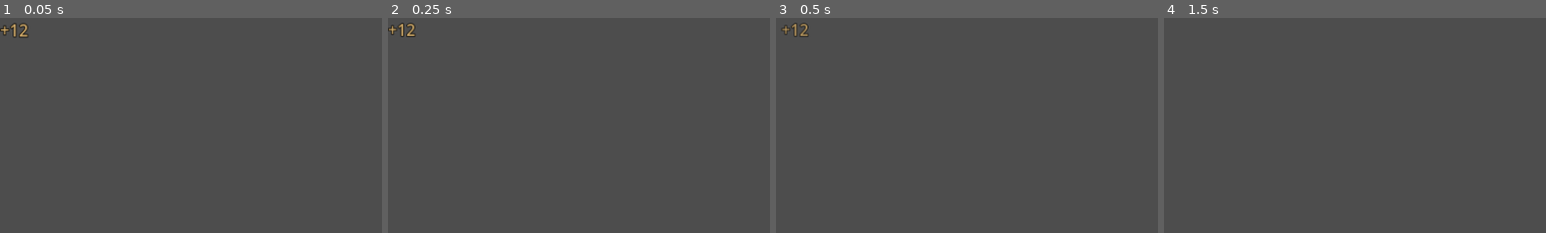
Above: before the commit, frames 1-4 (left to right).
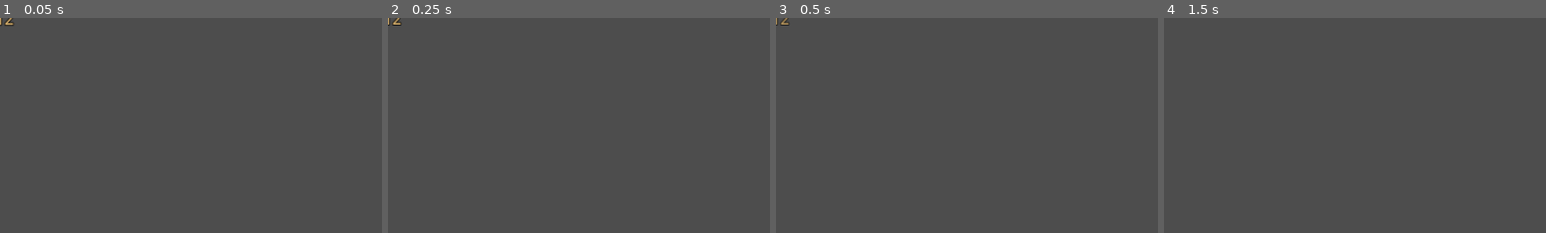
Above: after the commit, the same moments.

Repository: jwapobie/uno-cards
Game: Godot game, scene res://objects/score_counter/addition_label.tscn
The game is run twice, just before and just after one commit, with the same random seed, the same clock (stepped at 60 frames per second) and the same inputs. This scene is started directly instead of the project's main scene.
Inputs (mouse positions are % of the whole screen's width and height, from its top left):
- Up to frame 1 (0.05 s): no input
- Up to frame 2 (0.25 s): no input
- Up to frame 3 (0.5 s): no input
- Up to frame 4 (1.5 s): tap Enter at 0.5 s; move the mouse to (72, 45) at 0.52 s; click (72, 45) at 0.67 s; tap Space at 1.25 s; drag from (30, 55) to (45, 70) at 1.27 s
The pictures show only the part of the screen within x 0-50%, y 0-50%; the shares and areas given below are measured in that part.

The runs differ from the first frame. In frame 1, 0.3% of the frame differs, in the area x 0-8%, y 0-10%; in frame 2, 0.3%; in frame 3, 0.3%; in frame 4, nothing differs.

Commit message:
score anchors

Diff:
--- a/objects/card/card_object.tscn
+++ b/objects/card/card_object.tscn
@@ -78,3 +78,6 @@
 script = ExtResource("4_ggy1o")
 card_object = NodePath("..")
 metadata/_custom_type_script = ExtResource("5_l13lv")
+
+[node name="ScoreAnchor" type="Node2D" parent="."]
+position = Vector2(0, -183.333)
--- a/objects/items/item_blank.tscn
+++ b/objects/items/item_blank.tscn
@@ -23,5 +23,8 @@
 scale = Vector2(0.365, 0.365)
 texture = ExtResource("3_58v6q")
 
+[node name="ScoreAnchor" type="Node2D" parent="."]
+position = Vector2(0, 43)
+
 [connection signal="mouse_entered" from="TooltipZone" to="." method="_on_tooltip_zone_mouse_entered"]
 [connection signal="mouse_exited" from="TooltipZone" to="." method="_on_tooltip_zone_mouse_exited"]
--- /dev/null
+++ b/objects/score_counter/add_display.gd
@@ -0,0 +1,17 @@
+extends Node2D
+const ADDITION_LABEL = preload("res://objects/score_counter/addition_label.tscn")
+var last_label : Control
+
+func add_score(score :int, score_emitter: Node):
+	var new_label = ADDITION_LABEL.instantiate()
+	new_label.set_text("+%s" % score)
+	add_child(new_label)
+	var pos := global_position
+	if score_emitter:
+		var anchor := score_emitter.find_child("ScoreAnchor", false) as Node2D
+		if anchor:
+			pos = anchor.global_position
+	new_label.global_position = pos
+	if last_label:
+		last_label.pop_off()
+	last_label = new_label
--- a/objects/score_counter/addition_label.gd
+++ b/objects/score_counter/addition_label.gd
@@ -1,4 +1,4 @@
-extends Label
+extends Control
 
 
 # Called when the node enters the scene tree for the first time.
@@ -6,7 +6,7 @@
 	var tween = create_tween()
 	tween.tween_property(self, "scale", Vector2(1.3, 1.3), 0.1*Gameplay.anim_time_multiplier).set_trans(Tween.TRANS_CUBIC).set_ease(Tween.EASE_IN)
 	tween.tween_property(self, "scale", Vector2(1.0, 1.0), 0.2*Gameplay.anim_time_multiplier).set_trans(Tween.TRANS_SPRING).set_ease(Tween.EASE_OUT)
-	tween.tween_property(self, "position", Vector2(50.0, 0.0), 0.5*Gameplay.anim_time_multiplier).set_trans(Tween.TRANS_QUAD).set_ease(Tween.EASE_IN)
+	tween.tween_property(self, "position", Vector2.ZERO, 0.5*Gameplay.anim_time_multiplier).set_trans(Tween.TRANS_QUAD).set_ease(Tween.EASE_IN)
 	tween.set_parallel()
 	tween.tween_property(self, "modulate", Color.TRANSPARENT, 0.5*Gameplay.anim_time_multiplier).set_trans(Tween.TRANS_QUAD).set_ease(Tween.EASE_IN)
 	await tween.finished
@@ -14,8 +14,11 @@
 
 func pop_off() -> void:
 	var tween = create_tween()
-	tween.tween_property(self, "position", Vector2(50.0, 0.0), 0.3*Gameplay.anim_time_multiplier).set_trans(Tween.TRANS_QUAD).set_ease(Tween.EASE_OUT)
+	tween.tween_property(self, "position", Vector2.ZERO, 0.3*Gameplay.anim_time_multiplier).set_trans(Tween.TRANS_QUAD).set_ease(Tween.EASE_OUT)
 	tween.set_parallel()
 	tween.tween_property(self, "modulate", Color.TRANSPARENT, 0.3*Gameplay.anim_time_multiplier).set_trans(Tween.TRANS_QUAD).set_ease(Tween.EASE_OUT)
 	await tween.finished
 	queue_free()
+
+func set_text(str: String) -> void:
+	$Label.text = str
--- a/objects/score_counter/addition_label.tscn
+++ b/objects/score_counter/addition_label.tscn
@@ -2,13 +2,28 @@
 
 [ext_resource type="Script" path="res://objects/score_counter/addition_label.gd" id="1_4hohw"]
 
-[node name="Label" type="Label"]
-offset_right = 41.0
-offset_bottom = 34.0
+[node name="Control" type="Control"]
+layout_mode = 3
+anchors_preset = 0
+script = ExtResource("1_4hohw")
+
+[node name="Label" type="Label" parent="."]
+layout_mode = 1
+anchors_preset = 8
+anchor_left = 0.5
+anchor_top = 0.5
+anchor_right = 0.5
+anchor_bottom = 0.5
+offset_left = -20.5
+offset_top = -17.0
+offset_right = 20.5
+offset_bottom = 17.0
+grow_horizontal = 2
+grow_vertical = 2
 size_flags_horizontal = 0
 theme_override_colors/font_color = Color(0.808594, 0.661409, 0.408015, 1)
 theme_override_constants/outline_size = 4
 theme_override_font_sizes/font_size = 24
 text = "+12"
+horizontal_alignment = 1
 vertical_alignment = 1
-script = ExtResource("1_4hohw")
--- a/objects/score_counter/score_display.gd
+++ b/objects/score_counter/score_display.gd
@@ -2,7 +2,7 @@
 @onready var event_handler: EventHandler = $EventHandler
 @onready var score_number: Label = $ScoreNumber
 @onready var add_display: Node2D = $AddDisplay
-@onready var gameplay: Gameplay = $".."
+@onready var gameplay: Gameplay = $"../../"
 
 var total_score: int
 @export var player_id := 0
@@ -13,7 +13,7 @@
 func on_score_added(event: EventScoreCreated) -> void:
 	if event.player_id == player_id:
 		event.is_blocking = true
-		add_display.add_score(event.score_amount)
+		add_display.add_score(event.score_amount, event.visual_source)
 		total_score += event.score_amount
 		gameplay.total_score = total_score
 		score_number.text = str(total_score)
--- a/scenes/add_display.gd
+++ /dev/null
@@ -1,11 +0,0 @@
-extends Node2D
-const ADDITION_LABEL = preload("res://objects/score_counter/addition_label.tscn")
-var last_label :Label
-
-func add_score(score :int):
-	var new_label = ADDITION_LABEL.instantiate()
-	new_label.text = "+%s" % score
-	add_child(new_label)
-	if last_label:
-		last_label.pop_off()
-	last_label = new_label
--- a/scenes/gameplay.tscn
+++ b/scenes/gameplay.tscn
@@ -8,7 +8,7 @@
 [ext_resource type="Script" path="res://objects/score_counter/score_display.gd" id="5_f3pnb"]
 [ext_resource type="PackedScene" uid="uid://cbm78yibra6u3" path="res://scenes/upgrade_screen.tscn" id="6_6v1j0"]
 [ext_resource type="Script" path="res://scenes/items_container.gd" id="6_bg8mw"]
-[ext_resource type="Script" path="res://scenes/add_display.gd" id="6_yy4x3"]
+[ext_resource type="Script" path="res://objects/score_counter/add_display.gd" id="6_yy4x3"]
 
 [sub_resource type="Curve" id="Curve_gb3ms"]
 _data = [Vector2(0, 0), 0.0, 0.0, 0, 0, Vector2(1, 1), 0.0, 0.0, 0, 0]
@@ -256,52 +256,26 @@
 [node name="EventHandler" type="Node" parent="CardHandAnchor/CardHand"]
 script = ExtResource("4_c7t3g")
 
-[node name="ScoreDisplay" type="VBoxContainer" parent="."]
-layout_mode = 1
-anchors_preset = 5
-anchor_left = 0.5
-anchor_right = 0.5
-offset_left = -20.0
-offset_right = 28.0
-offset_bottom = 50.0
-grow_horizontal = 2
-script = ExtResource("5_f3pnb")
-
-[node name="AddDisplay" type="Node2D" parent="ScoreDisplay"]
-position = Vector2(61, 40)
-script = ExtResource("6_yy4x3")
-
-[node name="Label" type="Label" parent="ScoreDisplay"]
-layout_mode = 2
-text = "Score"
-horizontal_alignment = 1
-
-[node name="ScoreNumber" type="Label" parent="ScoreDisplay"]
-layout_mode = 2
-theme_override_constants/outline_size = 6
-theme_override_font_sizes/font_size = 42
-text = "0"
-horizontal_alignment = 1
-
-[node name="EventHandler" type="Node" parent="ScoreDisplay"]
-script = ExtResource("4_c7t3g")
-
-[node name="ScoreGoal" type="VBoxContainer" parent="."]
-layout_mode = 1
-anchors_preset = 5
-anchor_left = 0.5
-anchor_right = 0.5
-offset_left = -116.0
-offset_right = -68.0
-offset_bottom = 85.0
-grow_horizontal = 2
-
-[node name="Label" type="Label" parent="ScoreGoal"]
+[node name="ScoreLayout" type="HBoxContainer" parent="."]
+layout_mode = 1
+anchors_preset = 10
+anchor_right = 1.0
+offset_top = 82.0
+offset_bottom = 167.0
+grow_horizontal = 2
+alignment = 1
+
+[node name="ScoreGoal" type="VBoxContainer" parent="ScoreLayout"]
+custom_minimum_size = Vector2(150, 0)
+layout_mode = 2
+size_flags_horizontal = 10
+
+[node name="Label" type="Label" parent="ScoreLayout/ScoreGoal"]
 layout_mode = 2
 text = "Score Goal"
 horizontal_alignment = 1
 
-[node name="ScoreGoalNumber" type="Label" parent="ScoreGoal"]
+[node name="ScoreGoalNumber" type="Label" parent="ScoreLayout/ScoreGoal"]
 unique_name_in_owner = true
 layout_mode = 2
 theme_override_colors/font_color = Color(0.679688, 0.138947, 0.298675, 1)
@@ -310,22 +284,41 @@
 text = "0"
 horizontal_alignment = 1
 
-[node name="Turn" type="VBoxContainer" parent="."]
-layout_mode = 1
-anchors_preset = 5
-anchor_left = 0.5
-anchor_right = 0.5
-offset_left = 75.0
-offset_right = 157.0
-offset_bottom = 85.0
-grow_horizontal = 2
-
-[node name="Label" type="Label" parent="Turn"]
+[node name="ScoreDisplay" type="VBoxContainer" parent="ScoreLayout"]
+custom_minimum_size = Vector2(150, 0)
+layout_mode = 2
+script = ExtResource("5_f3pnb")
+
+[node name="AddDisplay" type="Node2D" parent="ScoreLayout/ScoreDisplay"]
+position = Vector2(75, 57)
+script = ExtResource("6_yy4x3")
+
+[node name="Label" type="Label" parent="ScoreLayout/ScoreDisplay"]
+layout_mode = 2
+text = "Score"
+horizontal_alignment = 1
+
+[node name="ScoreNumber" type="Label" parent="ScoreLayout/ScoreDisplay"]
+layout_mode = 2
+theme_override_constants/outline_size = 6
+theme_override_font_sizes/font_size = 42
+text = "0"
+horizontal_alignment = 1
+
+[node name="EventHandler" type="Node" parent="ScoreLayout/ScoreDisplay"]
+script = ExtResource("4_c7t3g")
+
+[node name="Turn" type="VBoxContainer" parent="ScoreLayout"]
+custom_minimum_size = Vector2(150, 0)
+layout_mode = 2
+size_flags_horizontal = 2
+
+[node name="Label" type="Label" parent="ScoreLayout/Turn"]
 layout_mode = 2
 text = "Turn"
 horizontal_alignment = 1
 
-[node name="TurnCountLabel" type="Label" parent="Turn"]
+[node name="TurnCountLabel" type="Label" parent="ScoreLayout/Turn"]
 unique_name_in_owner = true
 layout_mode = 2
 theme_override_colors/font_color = Color(0.613281, 0.413594, 0.514291, 1)
